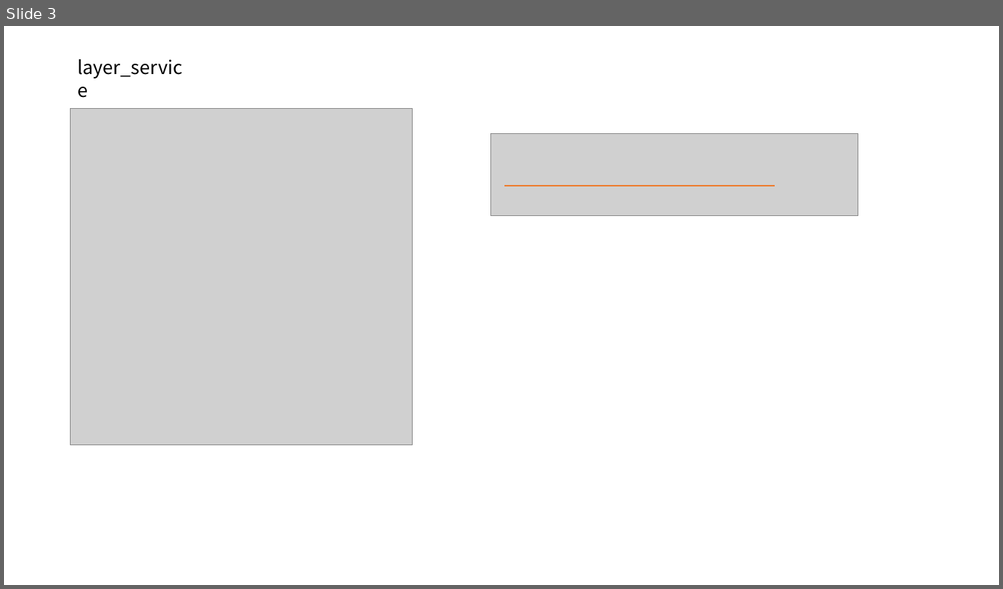
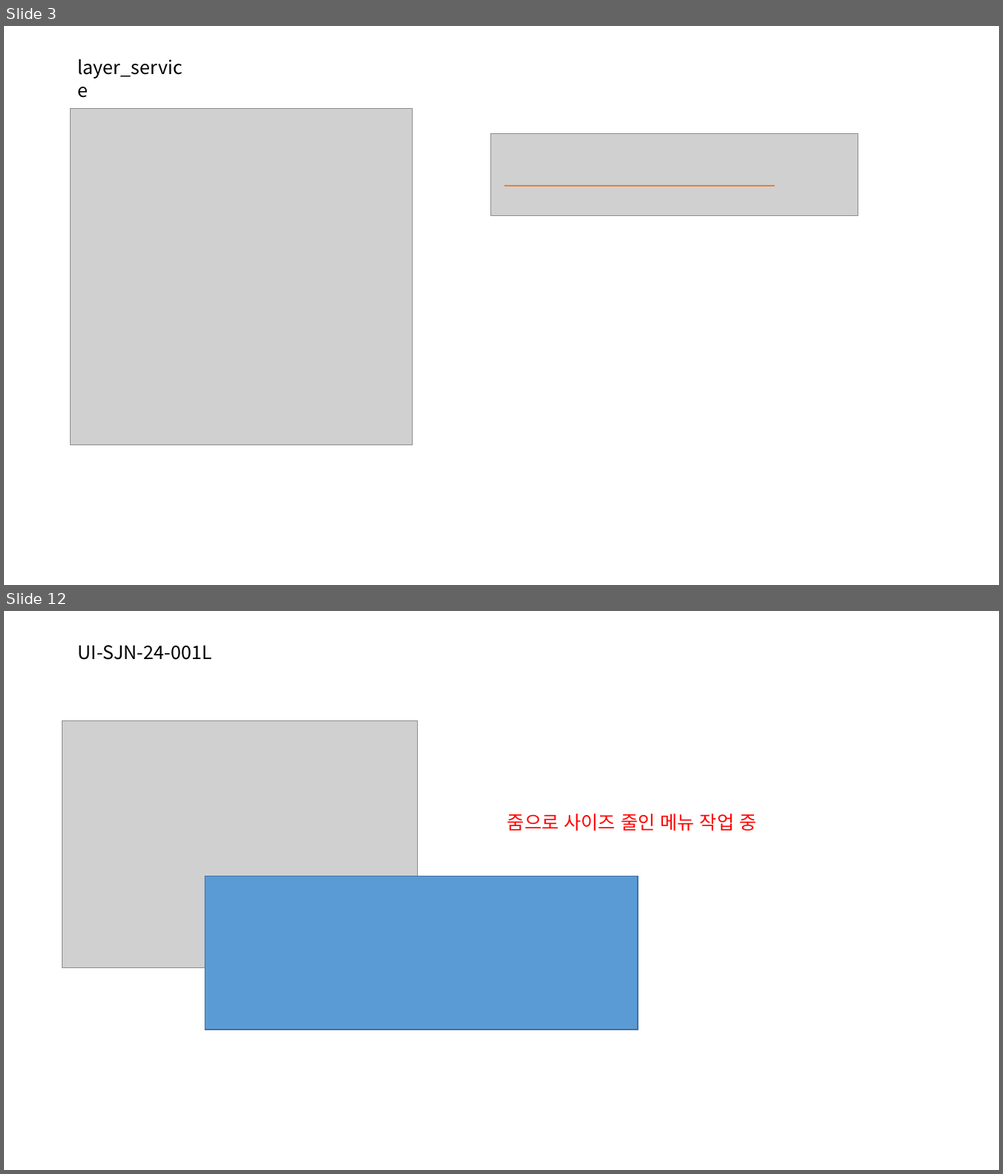
Before and after one commit to jeoungGyy/sejong, a slide deck: ppt/04-01.pptx. Shown one above the other, each under a label of ours: slide 3 before the commit, slides 3 and 12 after it; the slides between them are not shown. The pictures are 1003x589 and 1003x1174 pixels, drawn with LibreOffice and Linux fonts; fonts in the diff are those of the drawing; grey boxes stand for pictures. Boxes give left, top, right and bottom in pixels: in the first picture for what was removed or moved away, otherwise in the second. Text is boxed around its words. In the diff, an @@ line names an element or a change of style, - is before the commit and + after.

```diff
--- a/ppt/04-01.pptx
+++ b/ppt/04-01.pptx
@@ slide 12 added at (x1=4, y1=611, x2=999, y2=1170), background #FFFFFF @@
@@ text added at (x1=78, y1=645, x2=212, y2=660), 18 pt, text #000000 @@
+UI-SJN-24-001L
@@ picture added at (x1=62, y1=721, x2=418, y2=968) @@
@@ text added at (x1=507, y1=814, x2=756, y2=831), 18 pt, text #FF0000 @@
+줌으로 사이즈 줄인 메뉴 작업 중
@@ rectangle added at (x1=205, y1=877, x2=638, y2=1031), fill #5B9BD5, outline #43739E 1 pt @@
```
Also in this commit, not shown: 1 slide changed, 8 other slides added, 12 other files.
